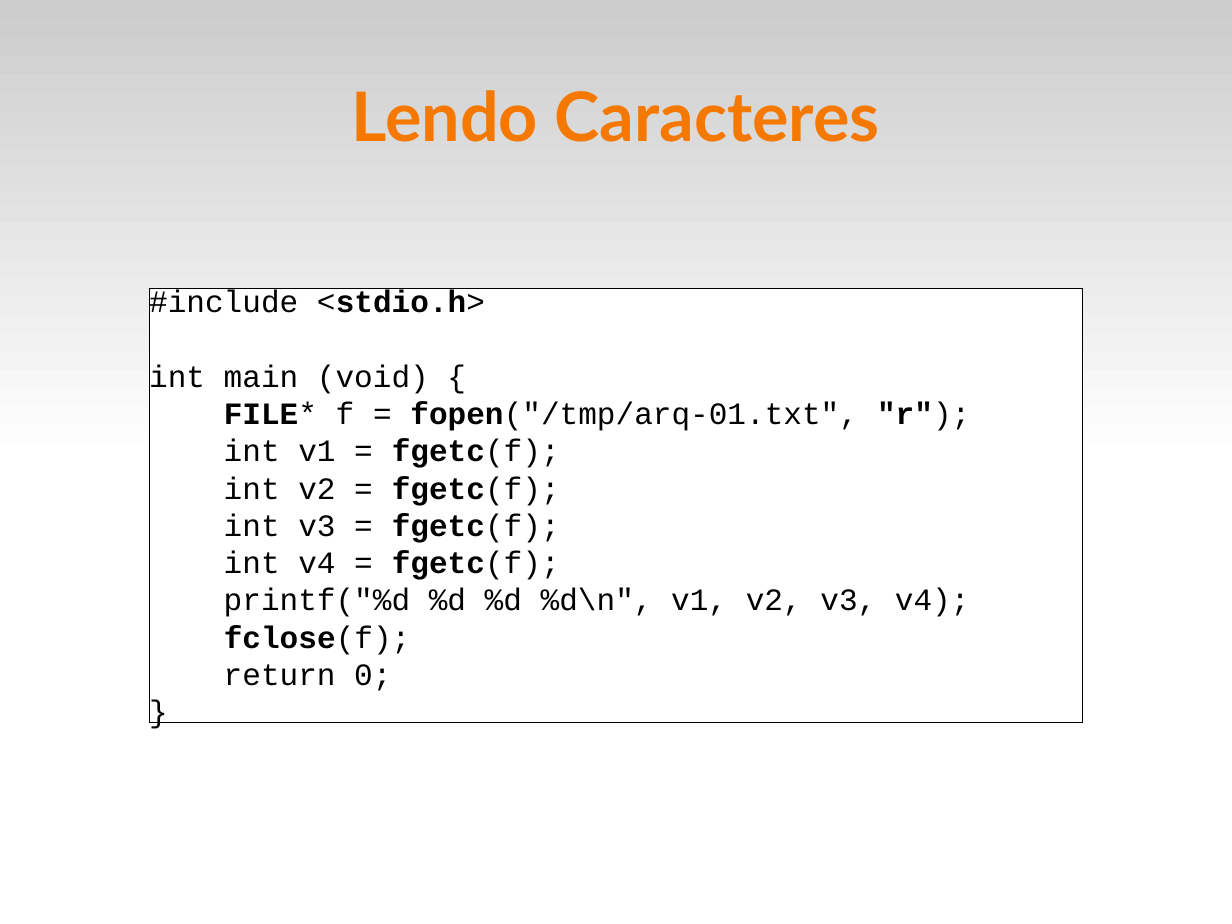
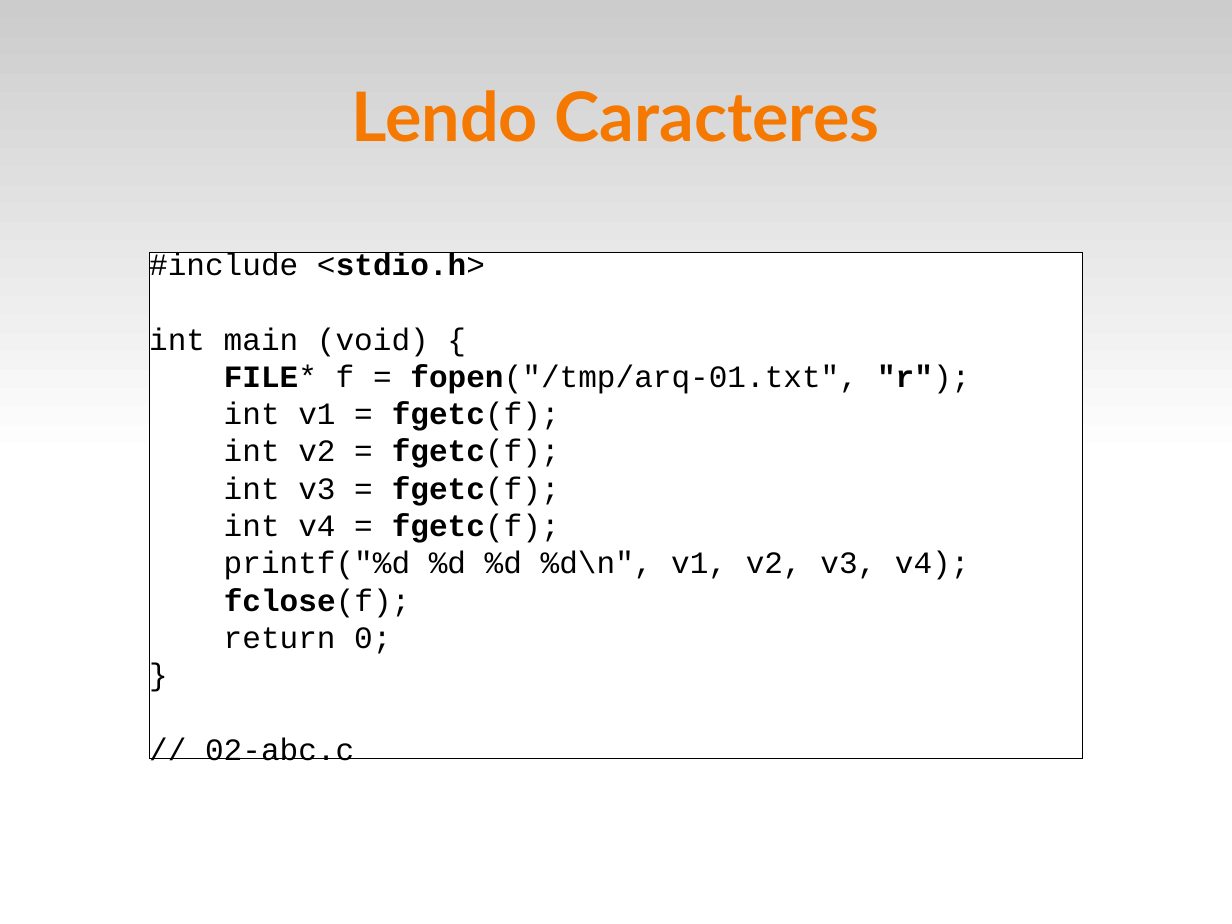
Before and after one commit to fsantanna-uerj/LP1, a slide deck: slide 4 of Slides/lp1-08-arquivos.odp (slide 11 before the commit). Drawn at 1232x924 pixels with LibreOffice and Linux fonts; fonts in the diff are those of the drawing. Boxes give left, top, right and bottom in pixels: in the first picture for what was removed or moved away, otherwise in the second. Text is boxed around its words. In the diff, an @@ line names an element or a change of style, - is before the commit and + after.

```diff
--- a/Slides/lp1-08-arquivos.odp
+++ b/Slides/lp1-08-arquivos.odp
@@ rectangle "#include <stdio.h>": place and size @@
-rectangle "#include <stdio.h>" at <box>149,288,1083,722</box>
+rectangle "#include <stdio.h>" at <box>149,253,1083,759</box>
@@ text in rectangle at <box>205,737,354,761</box>: paragraph added @@
+// 02-abc.c
```
Also in this commit, not shown: 3 other slides changed, 1 slide added, 2 other files.
